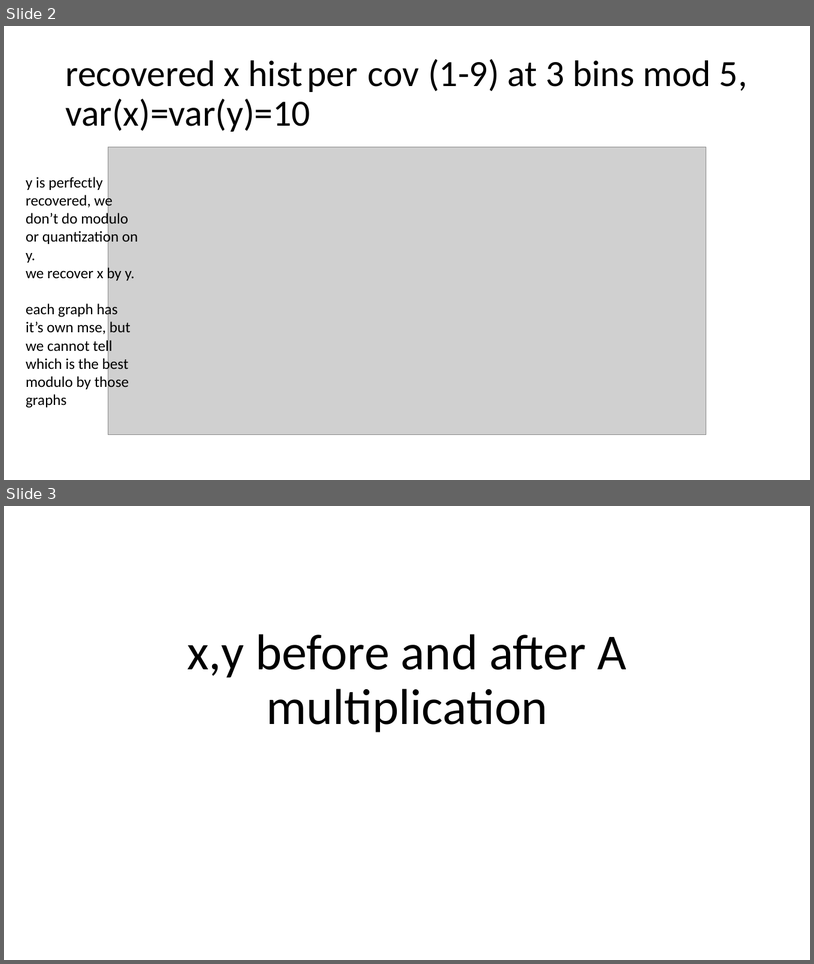
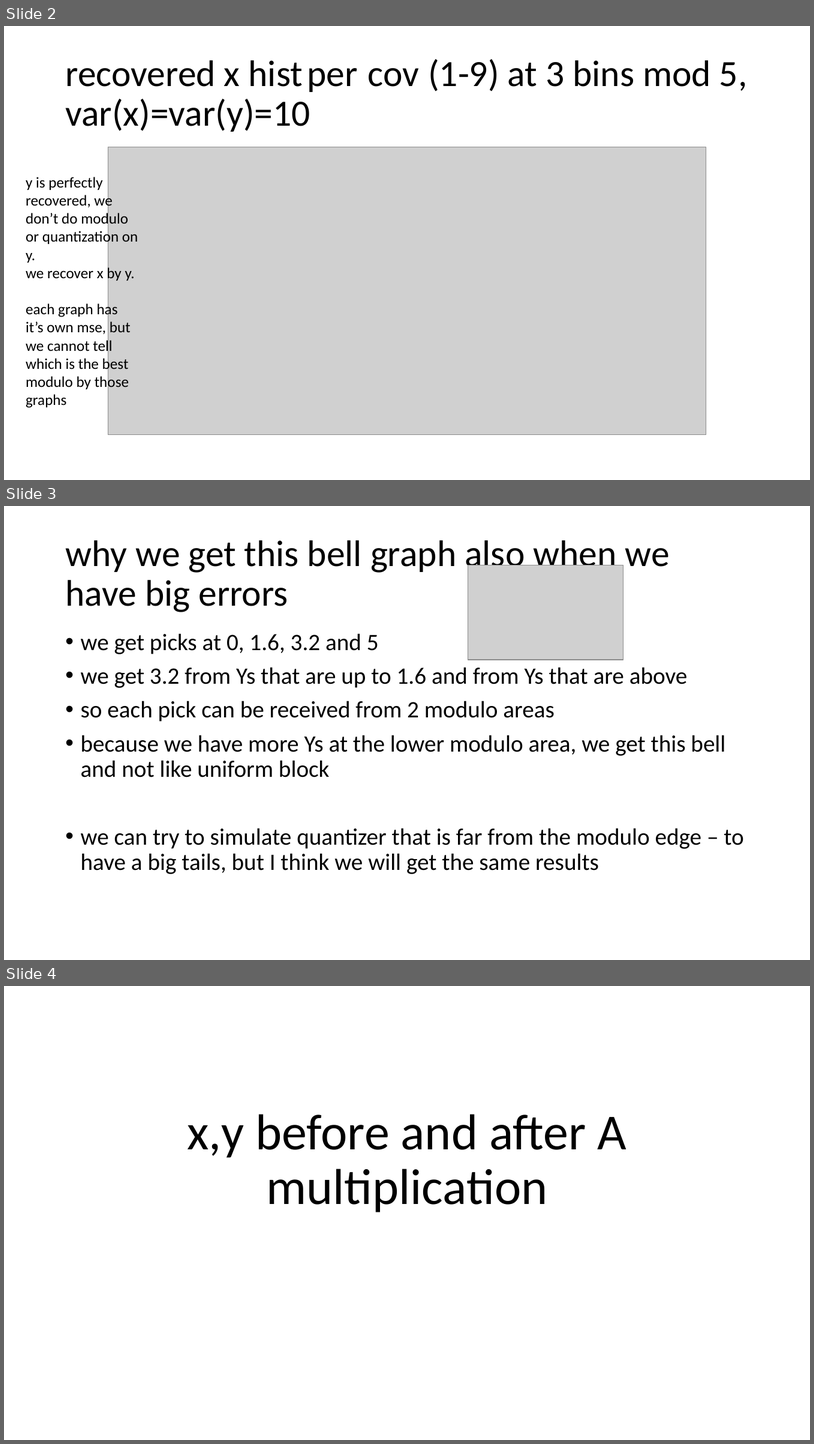
Before and after one commit to lisrael1/quants, a slide deck: code/results/A det speard.pptx. Shown one above the other, each under a label of ours: slides 2 and 3 before the commit, slides 2, 3 and 4 after it. The pictures are 814x964 and 814x1444 pixels, drawn with LibreOffice and Linux fonts; fonts in the diff are those of the drawing; grey boxes stand for pictures. Boxes give left, top, right and bottom in pixels: in the first picture for what was removed or moved away, otherwise in the second. Text is boxed around its words. In the diff, an @@ line names an element or a change of style, - is before the commit and + after.

Commit message:
adding few samples csv and ppt of A det

```diff
--- a/code/results/A det speard.pptx
+++ b/code/results/A det speard.pptx
@@ slide 3 added at [4,506,810,960], background #FFFFFF @@
@@ title added at [65,540,670,612], 44 pt, text #000000 @@
+why we get this bell graph also when we have big errors
@@ picture added at [468,565,623,660] @@
@@ text added at [81,633,744,874], 28 pt, text #000000 @@
+• we get picks at 0, 1.6, 3.2 and 5
+• we get 3.2 from Ys that are up to 1.6 and from Ys that are above
+• so each pick can be received from 2 modulo areas
+• because we have more Ys at the lower modulo area, we get this bell and not like uniform block
+• we can try to simulate quantizer that is far from the modulo edge – to have a big tails, but I think we will get the same results
@@ what was slide 3 is now slide 4 @@
```
Also in this commit, not shown: 2 other files.
